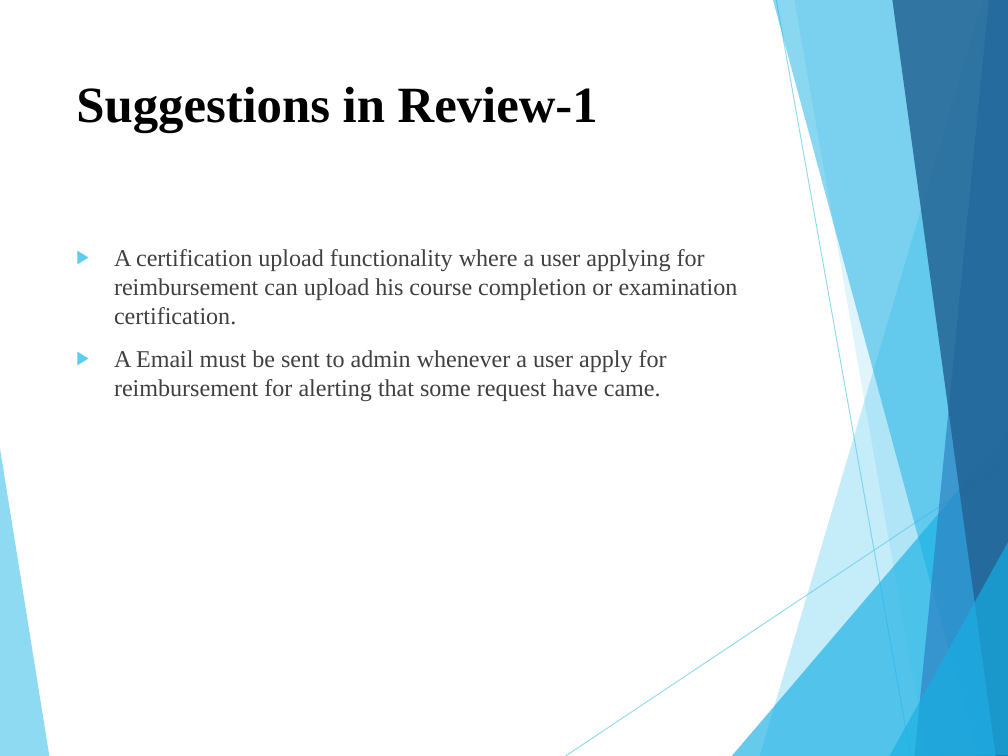
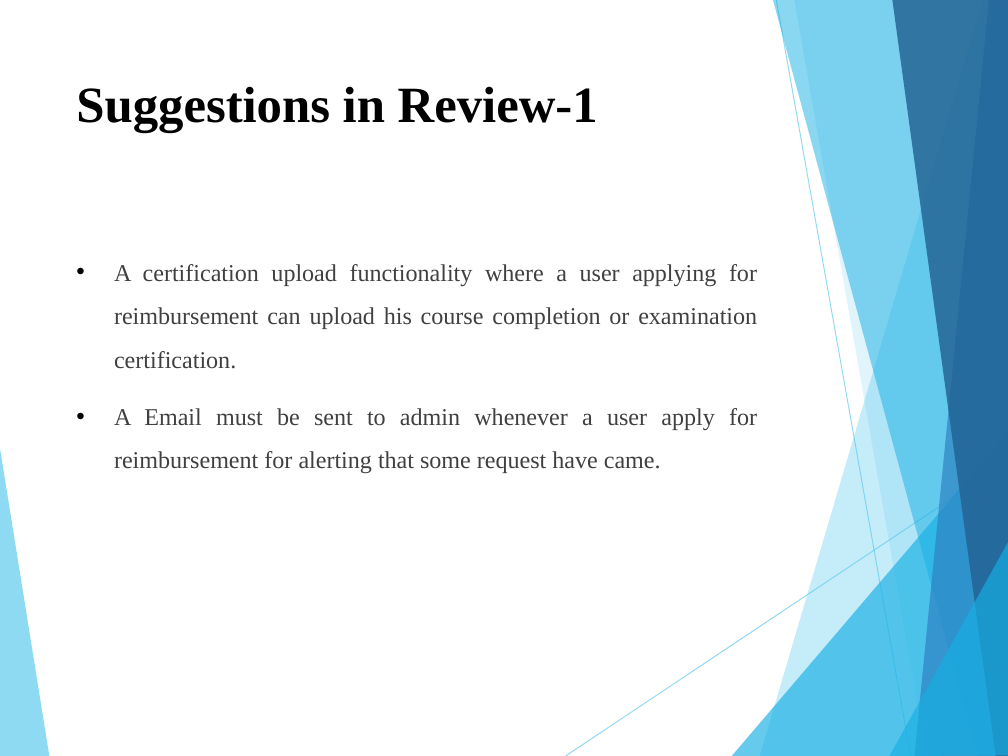
Before and after one commit to rahul007-bit/Reimbursement, a slide deck: slide 13 of Reimbursement Services PPT.pptx (slide 12 before the commit). Drawn at 1008x756 pixels with LibreOffice and Linux fonts; fonts in the diff are those of the drawing. Boxes give left, top, right and bottom in pixels: in the first picture for what was removed or moved away, otherwise in the second. Text is boxed around its words. In the diff, an @@ line names an element or a change of style, - is before the commit and + after.

```diff
--- a/Reimbursement Services PPT.pptx
+++ b/Reimbursement Services PPT.pptx
@@ text "A certification upload functionality where ..." at (x1=114, y1=264, x2=757, y2=473): alignment left to justified; bullet ▶ to •; line spacing 1 to 1.5; bullet colour #5FCBEF to #000000 @@
```
Also in this commit, not shown: 9 other slides changed, 1 slide added, 10 other files.
